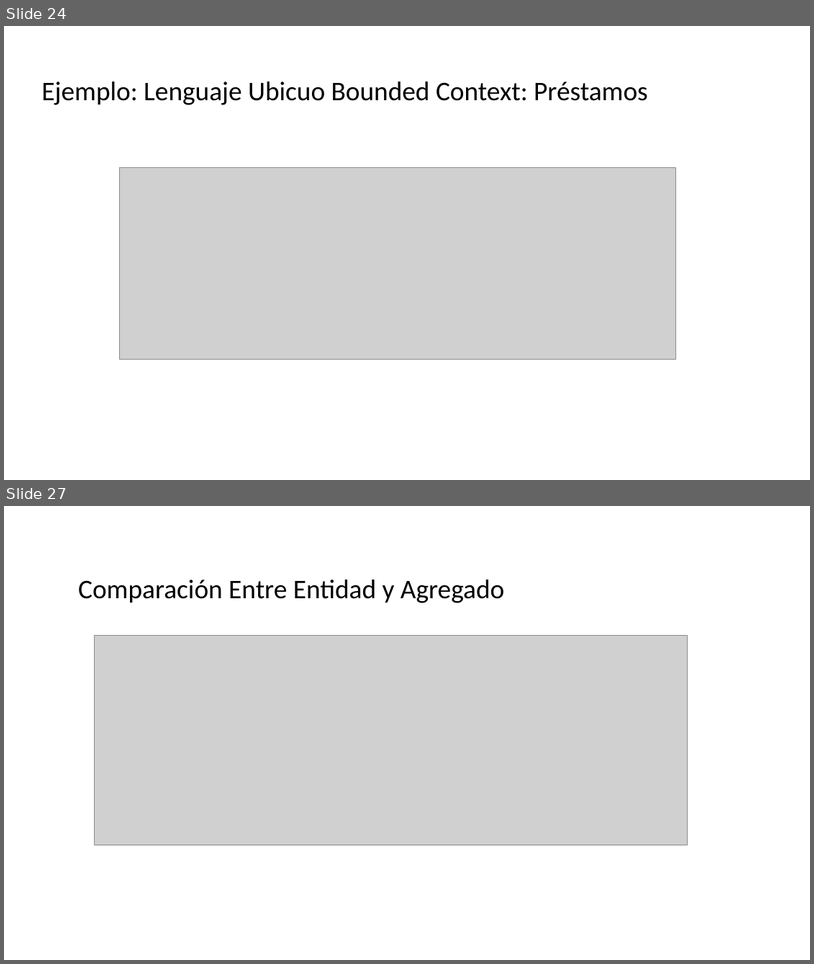
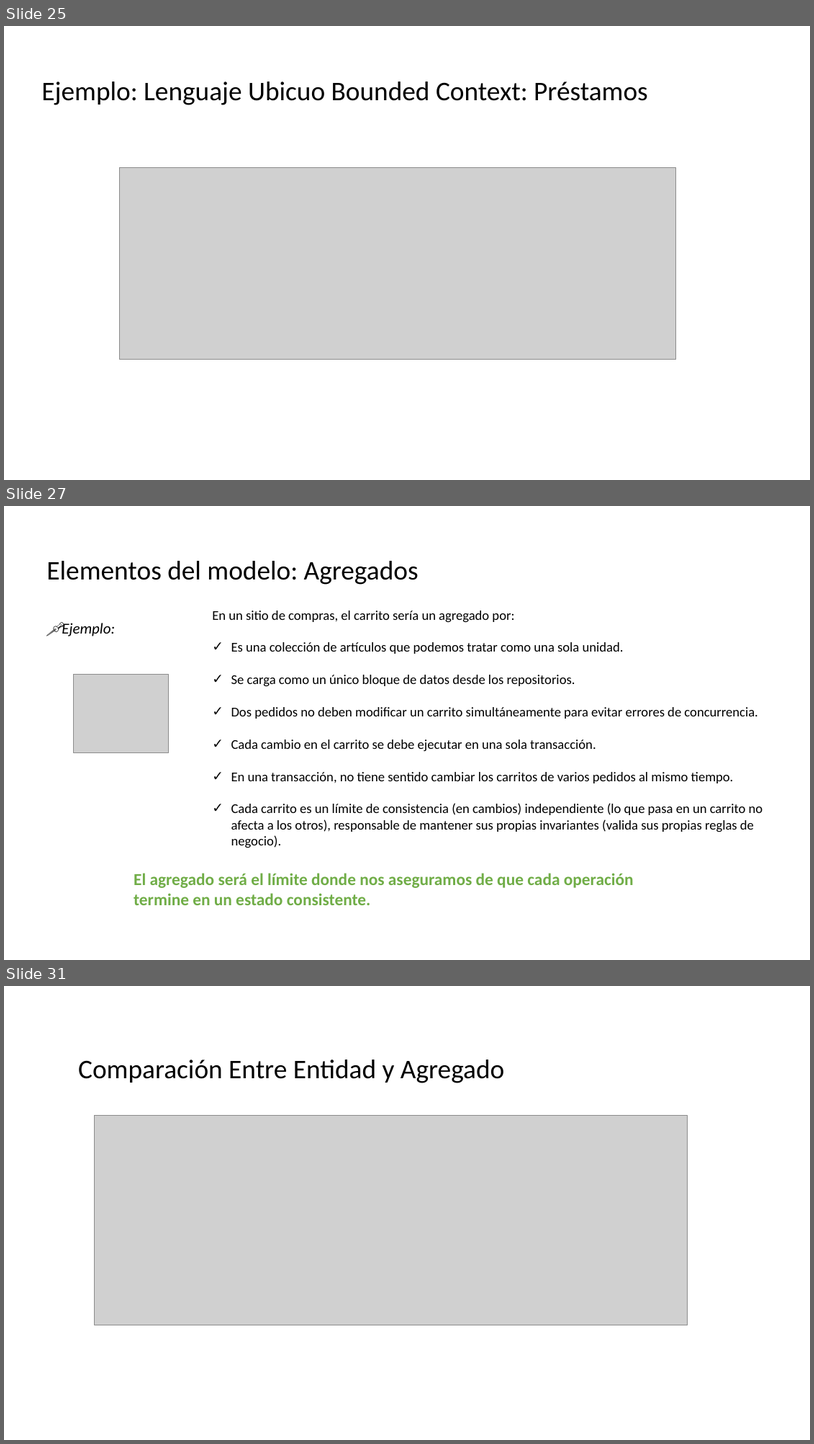
Before and after one commit to CesarLopez-Profe/Arquitectura-de-Software, a slide deck: Slides/9_DDD_Diseño.pptx. Shown one above the other, each under a label of ours: slides 24 and 27 before the commit, slides 25, 27 and 31 after it; the slides between them are not shown. The pictures are 814x964 and 814x1444 pixels, drawn with LibreOffice and Linux fonts; fonts in the diff are those of the drawing; grey boxes stand for pictures; background and template pictures are left out. Boxes give left, top, right and bottom in pixels: in the first picture for what was removed or moved away, otherwise in the second. Text is boxed around its words. In the diff, an @@ line names an element or a change of style, - is before the commit and + after.

```diff
--- a/Slides/9_DDD_Diseño.pptx
+++ b/Slides/9_DDD_Diseño.pptx
@@ slide 27 added at <box>4,506,810,960</box>, background picture (left out) @@
@@ text added at <box>46,561,419,584</box>, 32 pt, text #000000 @@
+Elementos del modelo: Agregados
@@ text added at <box>212,610,764,848</box>, 16 pt, text #000000 @@
+En un sitio de compras, el carrito sería un agregado por:
+✓ Es una colección de artículos que podemos tratar como una sola unidad.
+✓ Se carga como un único bloque de datos desde los repositorios.
+✓ Dos pedidos no deben modificar un carrito simultáneamente para evitar errores de concurrencia.
+✓ Cada cambio en el carrito se debe ejecutar en una sola transacción.
+✓ En una transacción, no tiene sentido cambiar los carritos de varios pedidos al mismo tiempo.
+✓ Cada carrito es un límite de consistencia (en cambios) independiente (lo que pasa en un carrito no afecta a los otros), responsable de mantener sus propias invariantes (valida sus propias reglas de negocio).
@@ text added at <box>62,622,115,636</box>, 18 pt, text #000000, italic @@
+📌Ejemplo:
@@ picture added at <box>73,674,169,753</box> @@
@@ text added at <box>134,872,634,905</box>, 20 pt, text #70AD47, bold @@
+El agregado será el límite donde nos aseguramos de que cada operación termine en un estado consistente.
@@ what was slide 24 is now slide 25 @@
@@ what was slide 27 is now slide 31 @@
```
Also in this commit, not shown: 6 slides changed, 4 other slides added.
